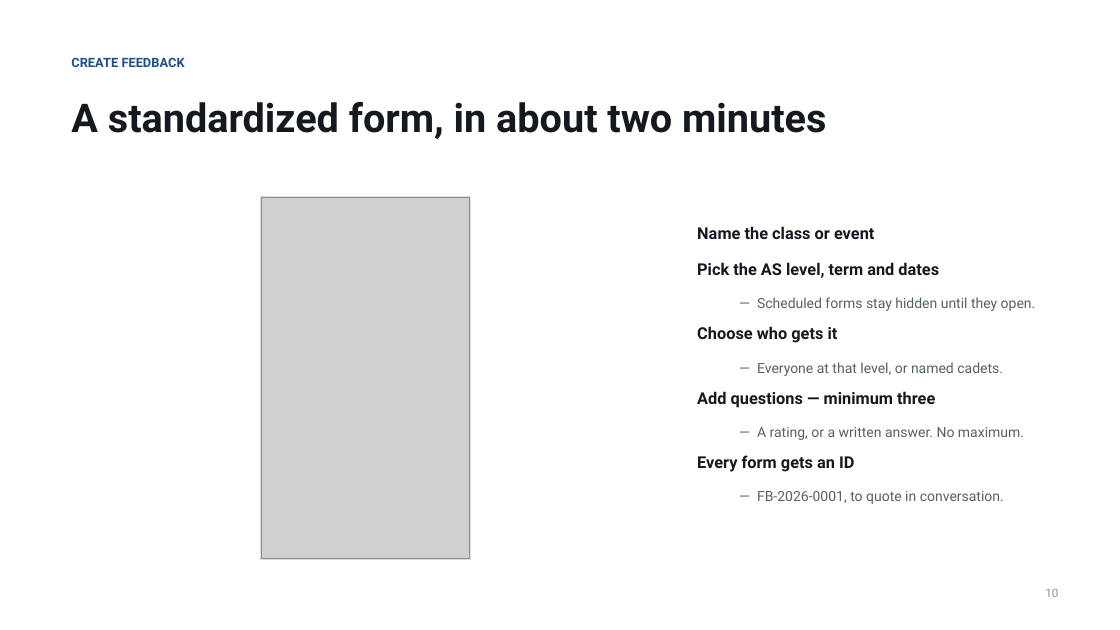
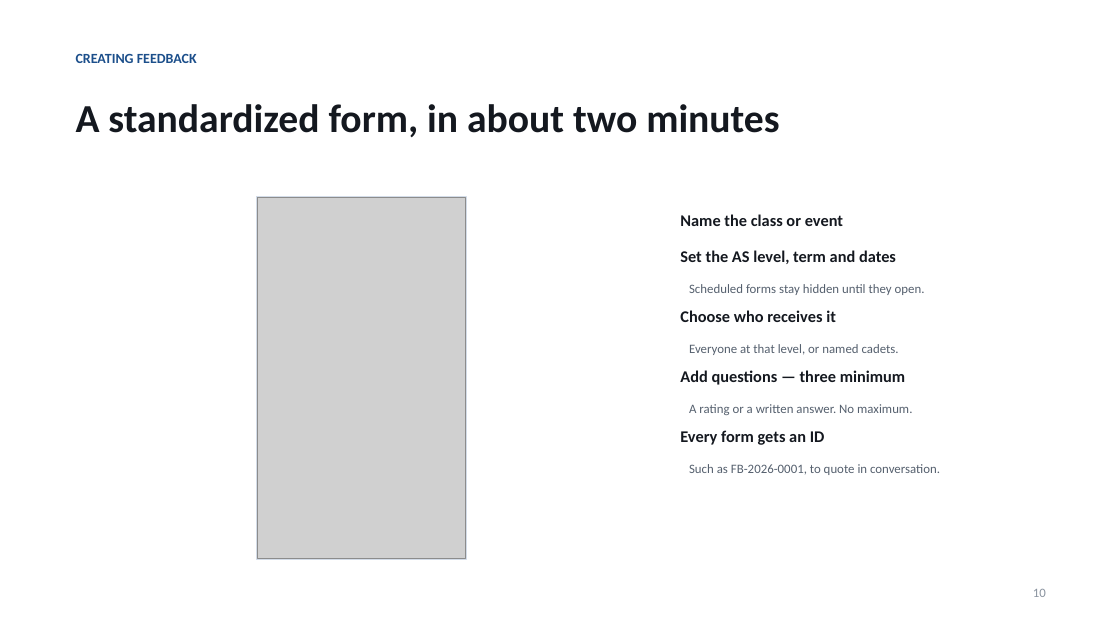
Before and after one commit to dmg-arts/my-pwa, a slide deck: slide 10 of docs/TOP-Feedback-Introduction.pptx. Drawn at 1120x630 pixels with LibreOffice and Linux fonts; fonts in the diff are those of the drawing; grey boxes stand for pictures. Boxes give left, top, right and bottom in pixels: in the first picture for what was removed or moved away, otherwise in the second. Text is boxed around its words. In the diff, an @@ line names an element or a change of style, - is before the commit and + after.

```diff
--- a/docs/TOP-Feedback-Introduction.pptx
+++ b/docs/TOP-Feedback-Introduction.pptx
@@ text at <box>76,54,197,63</box>: text changed; size 11 to 12 pt; font Roboto to Calibri @@
-CREATE FEEDBACK
+CREATING FEEDBACK
@@ text "A standardized form, in about ..." at <box>76,104,779,137</box>: font Roboto to Calibri; line spacing 1.18 to 1.22 @@
@@ rectangle: place and size @@
-rectangle at <box>260,197,471,560</box>
+rectangle at <box>256,197,466,560</box>
@@ rectangle at <box>256,197,466,560</box>: outline #D8DEE8 1 pt to #D3DCE8 1 pt @@
@@ picture: place and size @@
-picture at <box>261,197,470,559</box>
+picture at <box>257,197,465,559</box>
@@ text "Name the class or event": place and size @@
-text "Name the class or event" at <box>697,226,1036,504</box>
+text "Name the class or event" at <box>680,214,940,475</box>
@@ text at <box>680,214,843,445</box>: font Roboto to Calibri in "Name the class or event", "Every form gets an ID"; line spacing 1.25 to 1.22 @@
@@ text at <box>680,250,925,415</box>: text changed; size 12 to 11 pt; font Roboto to Calibri @@
-Pick the AS level, term and dates
-  — Scheduled forms stay hidden until they open.
-Choose who gets it
-  — Everyone at that level, or named cadets.
-Add questions — minimum three
-  — A rating, or a written answer. No maximum.
+Set the AS level, term and dates
+Scheduled forms stay hidden until they open.
+Choose who receives it
+Everyone at that level, or named cadets.
+Add questions — three minimum
+A rating or a written answer. No maximum.
@@ text at <box>689,464,940,475</box>: text changed; size 12 to 11 pt; font Roboto to Calibri @@
-  — FB-2026-0001, to quote in conversation.
+Such as FB-2026-0001, to quote in conversation.
@@ text "10": place and size @@
-text "10" at <box>1045,589,1058,597</box>
+text "10" at <box>1033,589,1046,597</box>
@@ text "10" at <box>1033,589,1046,597</box>: size 10 to 11 pt, font Roboto to Calibri; line spacing 1.18 to 1.22 @@
```
Also in this commit, not shown: 16 other slides changed, 2 other files.
